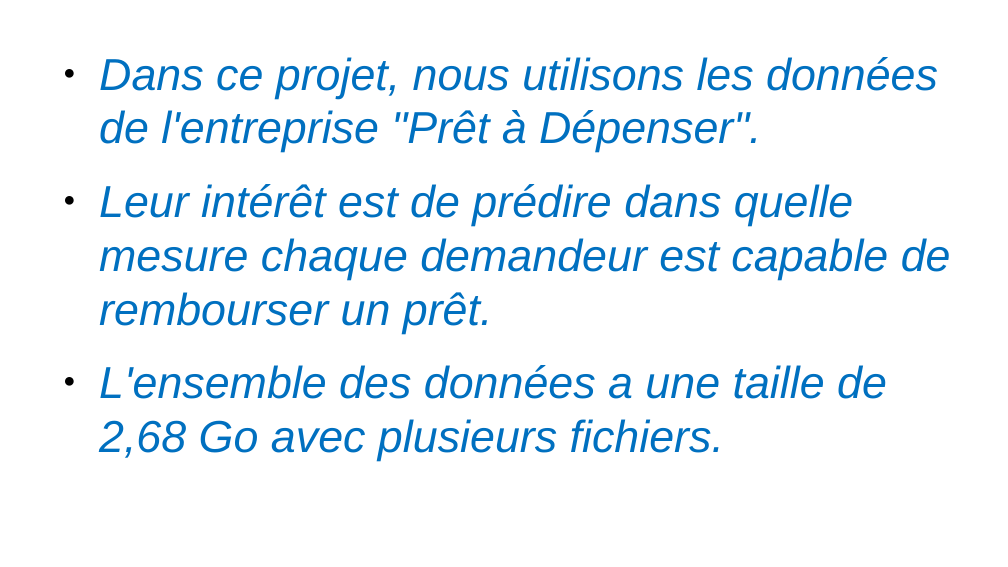
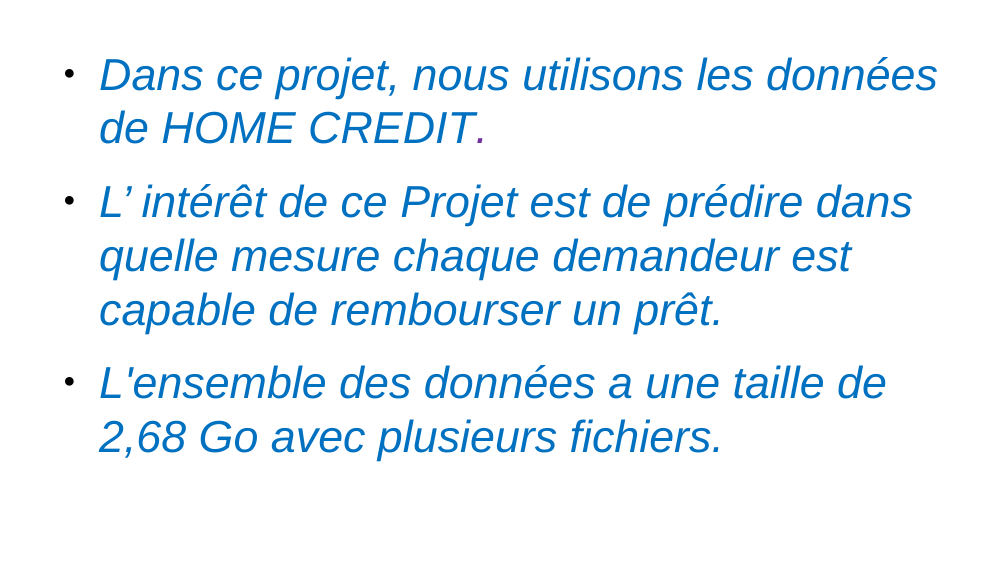
Before and after one commit to kkouakou/Project7, a slide deck: slide 7 of Project 7 P 7 presentation Powerpoint.pptx. Drawn at 1008x567 pixels with LibreOffice and Linux fonts; fonts in the diff are those of the drawing. Boxes give left, top, right and bottom in pixels: in the first picture for what was removed or moved away, otherwise in the second. Text is boxed around its words. In the diff, an @@ line names an element or a change of style, - is before the commit and + after.

```diff
--- a/Project 7 P 7 presentation Powerpoint.pptx
+++ b/Project 7 P 7 presentation Powerpoint.pptx
@@ text at bbox=[99, 57, 938, 334]: text changed @@
-● Dans ce projet, nous utilisons les données de l'entreprise "Prêt à Dépenser".
-● Leur intérêt est de prédire dans quelle mesure chaque demandeur est capable de rembourser un prêt.
+● Dans ce projet, nous utilisons les données de HOME CREDIT.
+● L’ intérêt de ce Projet est de prédire dans quelle mesure chaque demandeur est capable de rembourser un prêt.
```
Also in this commit, not shown: 4 other slides changed, 2 slides added, 1 slide removed.
